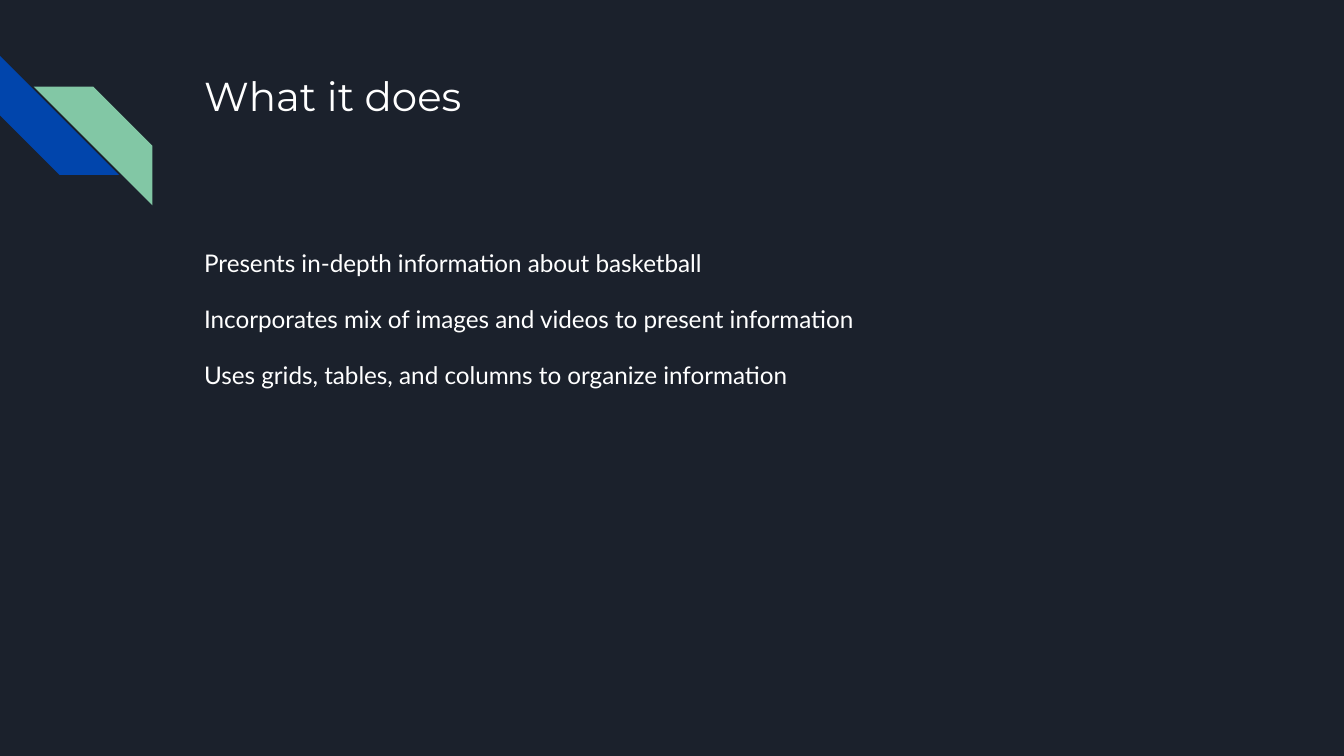
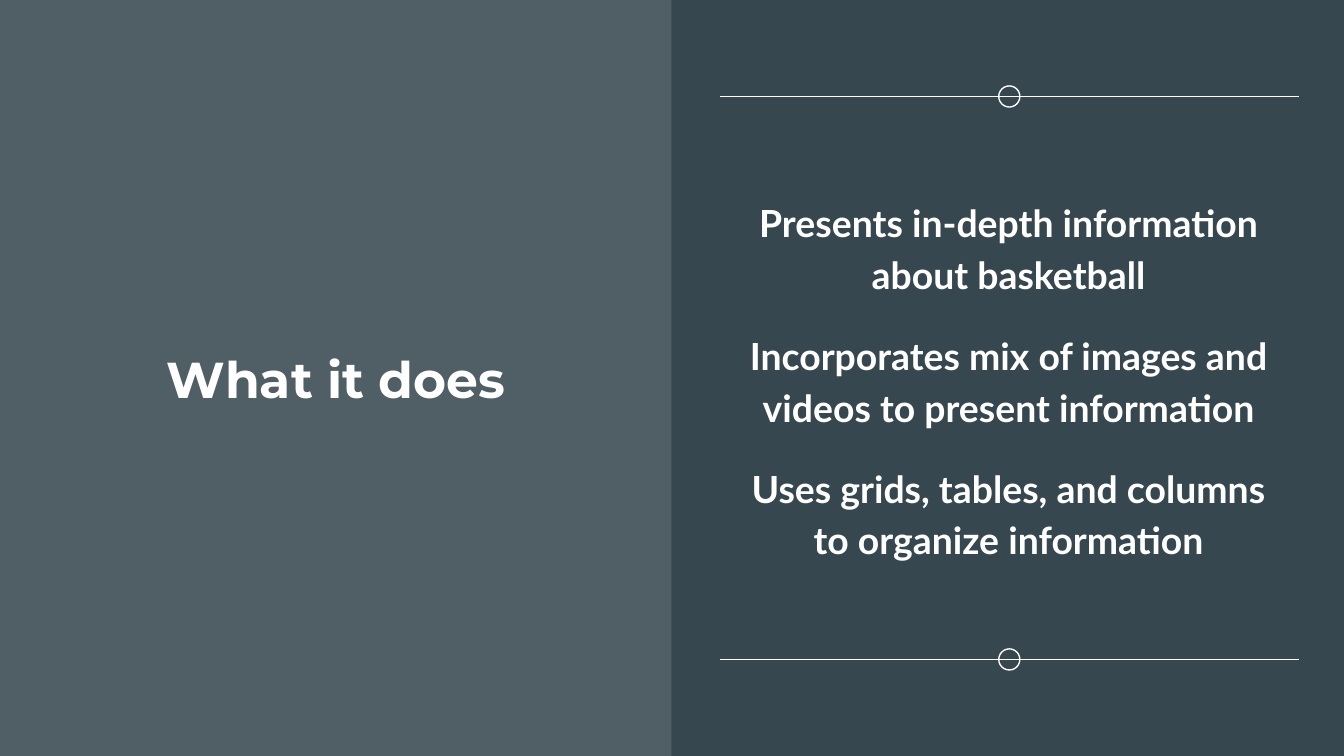
Before and after one commit to UnterLort/EverythingBasketball, a slide deck: slide 3 of Everything_Basketball_progress.pptx. Drawn at 1344x756 pixels with LibreOffice and Linux fonts; fonts in the diff are those of the drawing. Boxes give left, top, right and bottom in pixels: in the first picture for what was removed or moved away, otherwise in the second. Text is boxed around its words. In the diff, an @@ line names an element or a change of style, - is before the commit and + after.

Commit message:
basketball_presentation

```diff
--- a/Everything_Basketball_progress.pptx
+++ b/Everything_Basketball_progress.pptx
@@ background #1B212C to #37474F @@
@@ rectangle added at [0,0,672,755], fill #FFFFFF at 13% opacity @@
@@ diag stripe removed at [0,56,118,175] @@
@@ diag stripe removed at [34,86,152,204] @@
@@ ellipse added at [999,86,1020,108], outline #FFFFFF 0.75 pt @@
@@ line added from (719, 97) to (1300, 97), #FFFFFF 0.75 pt @@
@@ title "What it does": place and size @@
-title "What it does" at [204,81,462,112]
+title "What it does" at [166,358,506,399]
@@ title "What it does" at [166,358,506,399]: size 21.6 to 27 pt, bold on; alignment left to centre; vertical alignment top to middle @@
@@ text "Presents in-depth information about basketball": place and size @@
-text "Presents in-depth information about basketball" at [204,254,854,389]
+text "Presents in-depth information about basketball" at [750,209,1267,561]
@@ text "Presents in-depth information about basketball" at [750,209,1267,561]: size 13 to 20 pt, bold on; alignment left to centre; more space between paragraphs; vertical alignment top to middle @@
@@ ellipse added at [999,649,1020,671], outline #FFFFFF 0.75 pt @@
@@ line added from (719, 660) to (1300, 660), #FFFFFF 0.75 pt @@
```
Also in this commit, not shown: 13 other slides changed, 6 slides added.
